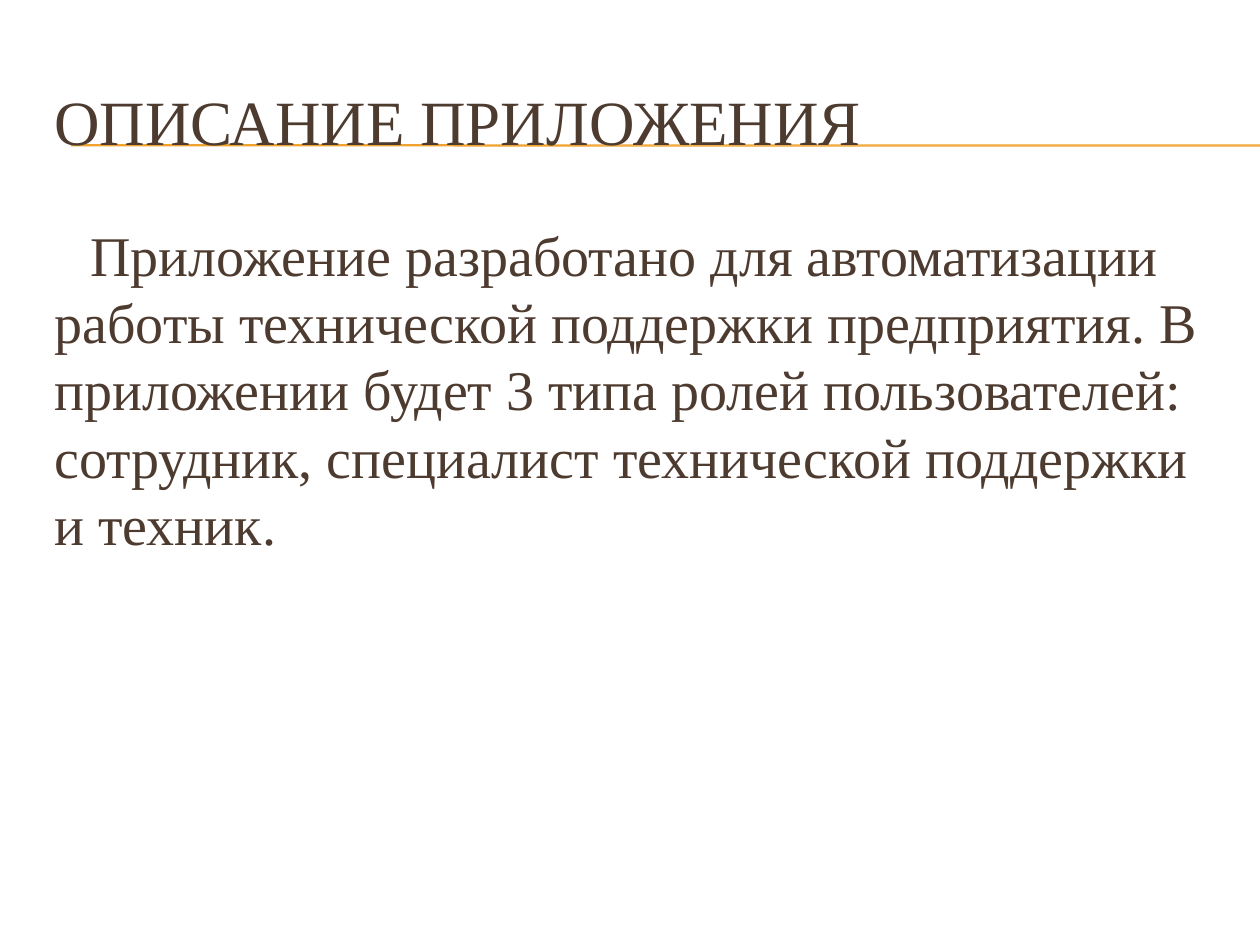
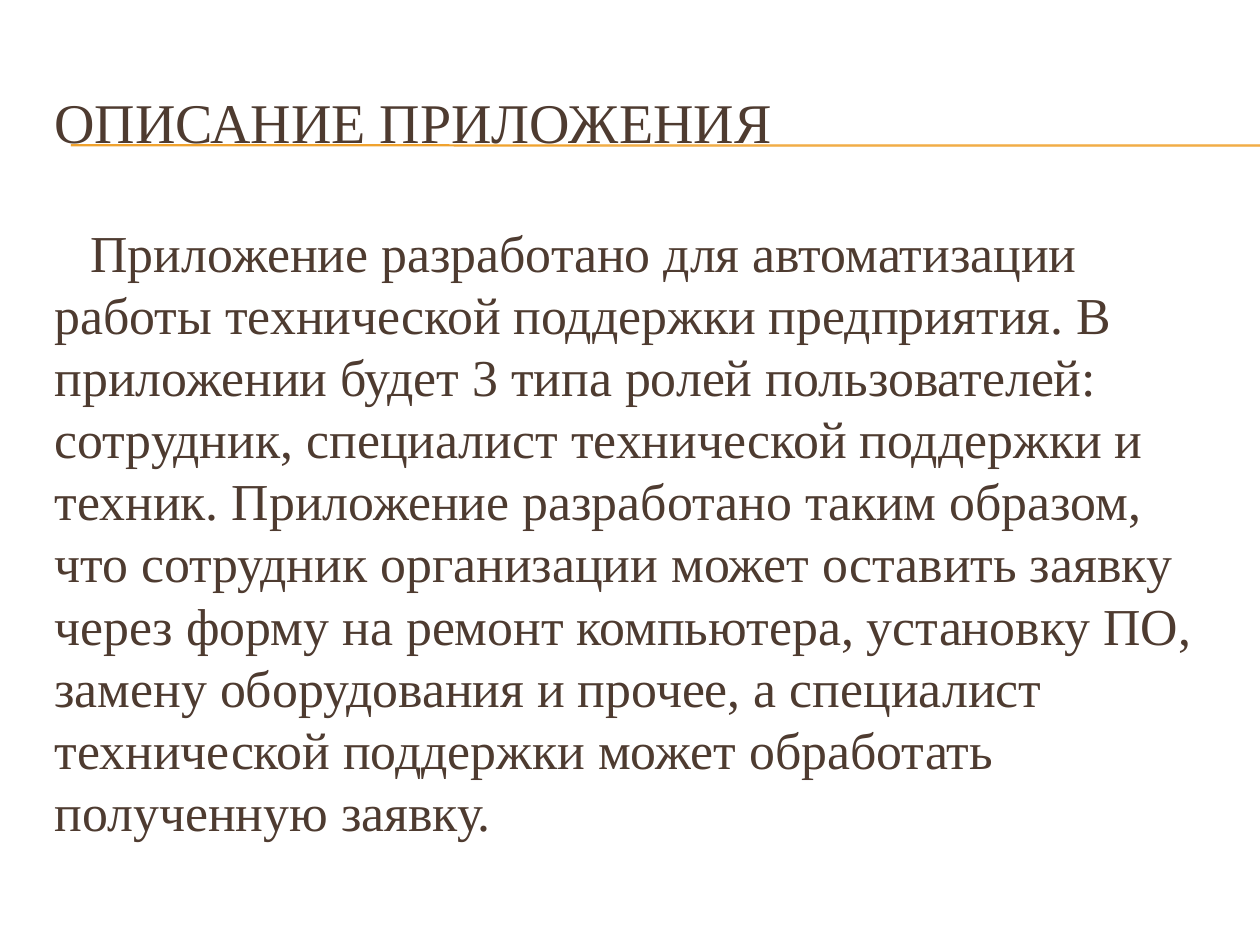
Before and after one commit to Krak12/Abilympics4, a slide deck: slide 4 of Abilympics4.pptx. Drawn at 1260x945 pixels with LibreOffice and Linux fonts; fonts in the diff are those of the drawing; background and template pictures are left out. Boxes give left, top, right and bottom in pixels: in the first picture for what was removed or moved away, otherwise in the second. Text is boxed around its words. In the diff, an @@ line names an element or a change of style, - is before the commit and + after.

Commit message:
Change file pptx

```diff
--- a/Abilympics4.pptx
+++ b/Abilympics4.pptx
@@ title "ОПИСАНИЕ ПРИЛОЖЕНИЯ" at (x1=54, y1=106, x2=772, y2=147): size 36 to 32 pt @@
@@ text at (x1=54, y1=235, x2=1191, y2=841): text changed; size 32 to 29.6 pt @@
-Приложение разработано для автоматизации работы технической поддержки предприятия. В приложении будет 3 типа ролей пользователей: сотрудник, специалист технической поддержки и техник.
+Приложение разработано для автоматизации работы технической поддержки предприятия. В приложении будет 3 типа ролей пользователей: сотрудник, специалист технической поддержки и техник. Приложение разработано таким образом, что сотрудник организации может оставить заявку через форму на ремонт компьютера, установку ПО, замену оборудования и прочее, а специалист технической поддержки может обработать полученную заявку.
```
Also in this commit, not shown: 1 other slide changed, 13 slides added, 13 slides removed.
